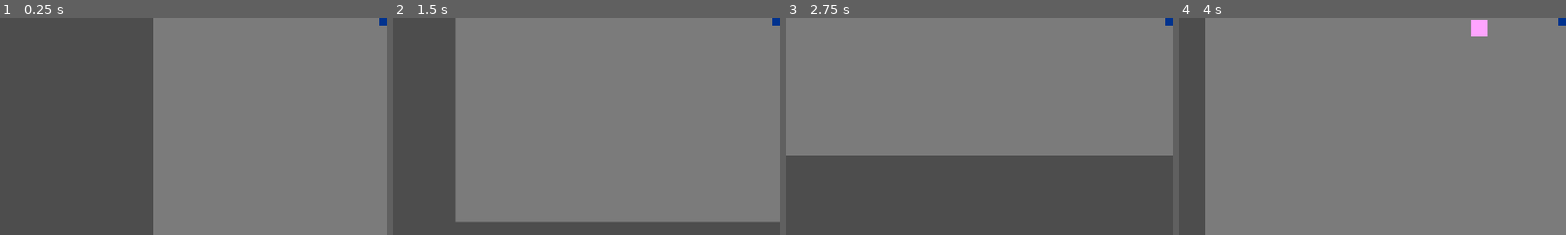
Above: before the commit, frames 1-4 (left to right).
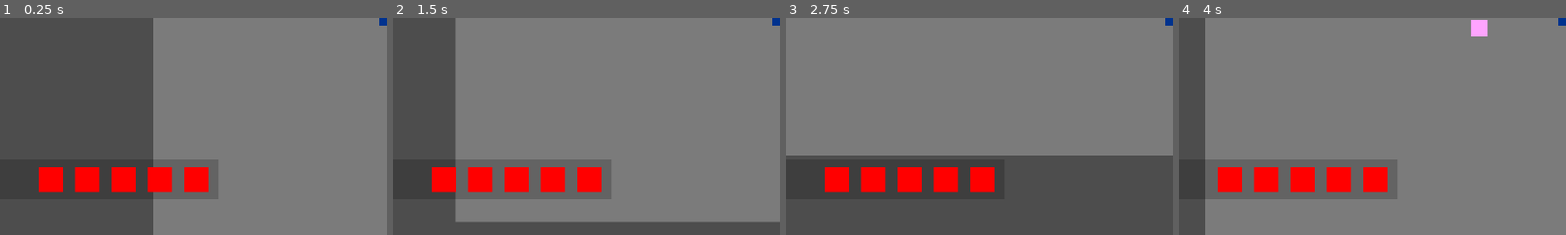
Above: after the commit, the same moments.

Repository: Lukko-Digital/WellesleyGameJam2024
Game: Godot game, scene res://src/main.tscn
Same seed, same stepped clock (60 frames per second), same inputs: the game is played once before the commit and once after it.
Inputs (mouse positions are % of the whole screen's width and height, from its top left):
- Up to frame 1 (0.25 s): no input
- Up to frame 2 (1.5 s): move the mouse to (72, 45) at 0.52 s; press the mouse at (72, 45) at 0.53 s; hold D (right) 0.53-1.28 s; move the mouse to (30, 55) at 1.27 s; release the mouse at (30, 55) at 1.28 s; hold S (down) from 1.28 s (still down); click (30, 55) at 1.35 s
- Up to frame 3 (2.75 s): move the mouse to (60, 28) at 2.02 s; release S (down) at 2.03 s; press the mouse at (60, 28) at 2.03 s; hold D (right) from 2.03 s (still down)
- Up to frame 4 (4 s): move the mouse to (45, 70) at 2.77 s; release D (right) at 2.78 s; release the mouse at (45, 70) at 2.78 s; hold W (up) 2.78-3.53 s; click (45, 70) at 2.85 s; move the mouse to (80, 65) at 3.52 s; press the mouse at (80, 65) at 3.53 s; hold A (left) from 3.53 s (still down)
The pictures show only the part of the screen within x 0-50%, y 50-100%; the shares and areas given below are measured in that part.

The runs differ from the first frame. In frame 1, 3.7% of the frame differs, in the area x 10-54%, y 68-81%; in frame 2, 3.7%; in frame 3, 3.7%; in frame 4, 3.7%.

Commit message:
add heart ui and screen flash

Diff:
--- /dev/null
+++ b/src/display/heart.tscn
@@ -0,0 +1,7 @@
+[gd_scene format=3 uid="uid://bno8be3nrywfa"]
+
+[node name="heart" type="ColorRect"]
+custom_minimum_size = Vector2(24, 24)
+offset_right = 24.0
+offset_bottom = 24.0
+color = Color(1, 0, 0, 1)
--- /dev/null
+++ b/src/display/ui.tscn
@@ -0,0 +1,53 @@
+[gd_scene load_steps=2 format=3 uid="uid://hhfchlxg4hc6"]
+
+[ext_resource type="PackedScene" uid="uid://bno8be3nrywfa" path="res://src/display/heart.tscn" id="1_0joe3"]
+
+[node name="ui" type="CanvasLayer"]
+
+[node name="ColorRect" type="ColorRect" parent="."]
+offset_left = -111.0
+offset_top = 892.0
+offset_right = 150.0
+offset_bottom = 931.0
+scale = Vector2(2.5, 2.53441)
+color = Color(0, 0, 0, 0.196078)
+
+[node name="HBoxContainer" type="HBoxContainer" parent="ColorRect"]
+layout_mode = 1
+anchors_preset = 6
+anchor_left = 1.0
+anchor_top = 0.5
+anchor_right = 1.0
+anchor_bottom = 0.5
+offset_left = -178.0
+offset_top = -12.0
+offset_right = -10.0
+offset_bottom = 12.0
+grow_horizontal = 0
+grow_vertical = 2
+theme_override_constants/separation = 12
+
+[node name="heart" parent="ColorRect/HBoxContainer" instance=ExtResource("1_0joe3")]
+layout_mode = 2
+
+[node name="heart2" parent="ColorRect/HBoxContainer" instance=ExtResource("1_0joe3")]
+layout_mode = 2
+
+[node name="heart3" parent="ColorRect/HBoxContainer" instance=ExtResource("1_0joe3")]
+layout_mode = 2
+
+[node name="heart4" parent="ColorRect/HBoxContainer" instance=ExtResource("1_0joe3")]
+layout_mode = 2
+
+[node name="heart5" parent="ColorRect/HBoxContainer" instance=ExtResource("1_0joe3")]
+layout_mode = 2
+
+[node name="ScreenColor" type="ColorRect" parent="."]
+visible = false
+anchors_preset = 15
+anchor_right = 1.0
+anchor_bottom = 1.0
+grow_horizontal = 2
+grow_vertical = 2
+mouse_filter = 2
+color = Color(1, 1, 1, 0)
--- a/src/player/player.gd
+++ b/src/player/player.gd
@@ -18,9 +18,9 @@
 
 func _set_health(new_health):
 	health = clamp(new_health, 0, MAX_HEALTH)
-#	var hbox = $ui/ColorRect/HBoxContainer
-#	for i in hbox.get_child_count():
-#		hbox.get_child(i).visible = health > i
+	var hbox = $ui/ColorRect/HBoxContainer
+	for i in hbox.get_child_count():
+		hbox.get_child(i).visible = health > i
 
 
 ## --- CORE FUNCTIONS ---
@@ -62,9 +62,9 @@
 	if health <= 0: die()
 
 #	Global.camera.shake(0.2, 5)
-#	var tween = create_tween()
-#	$ui/ScreenColor.color = Color(Color.RED, 0.3)
-#	tween.tween_property($ui/ScreenColor, "color", Color.TRANSPARENT, 0.3)
+	var tween = create_tween()
+	$ui/ScreenColor.color = Color(Color.RED, 0.3)
+	tween.tween_property($ui/ScreenColor, "color", Color.TRANSPARENT, 0.3)
 
 
 func die():
--- a/src/player/player.tscn
+++ b/src/player/player.tscn
@@ -1,6 +1,7 @@
-[gd_scene load_steps=3 format=3 uid="uid://tu268rhi3o1q"]
+[gd_scene load_steps=4 format=3 uid="uid://tu268rhi3o1q"]
 
 [ext_resource type="Script" path="res://src/player/player.gd" id="1_8v8oq"]
+[ext_resource type="PackedScene" uid="uid://hhfchlxg4hc6" path="res://src/display/ui.tscn" id="2_2xssp"]
 
 [sub_resource type="RectangleShape2D" id="RectangleShape2D_rytuv"]
 size = Vector2(40, 40)
@@ -19,3 +20,5 @@
 
 [node name="CollisionShape2D" type="CollisionShape2D" parent="."]
 shape = SubResource("RectangleShape2D_rytuv")
+
+[node name="ui" parent="." instance=ExtResource("2_2xssp")]
